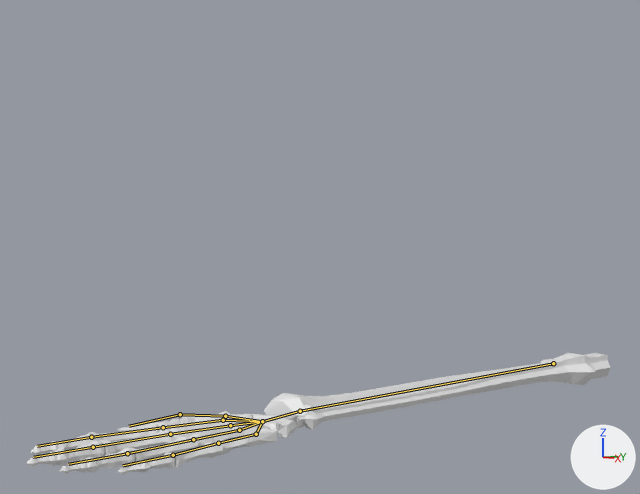
The Blender file skeleton hand/skeleton hand trail 2.blend: old version first, new version second.
Both versions are drawn from a 50 mm lens placed at (10.92, -10.39, 4.56), pointed at (-0.52, -1.93, 3.86). Arrows for +X, +Y and +Z are at lower right; the lights stay in place. The bones that bend it are drawn over the model as lines.

In view in the first picture: 'skeleton hand'.
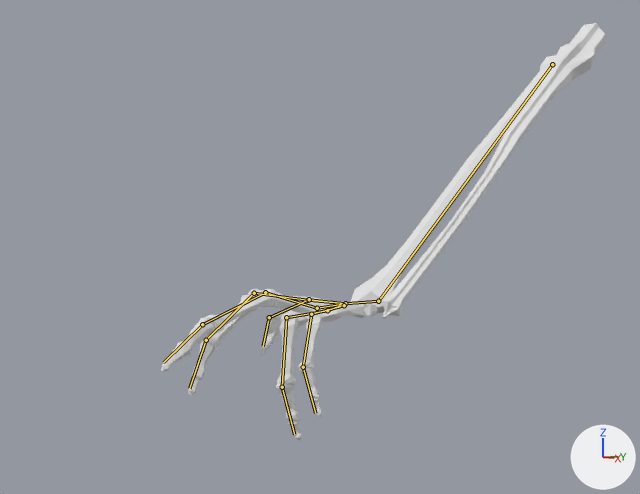
The newer file adds an action. The first version stands in its rest pose; the second is drawn at frame 14 of the action 'tap to puppet walk transition'.

Boxes [x1, y1, x2, y2] around the edits, measured in the pictures (640 x 494 px):
'skeleton hand', posed (24% narrower, 240% taller): before [27, 353, 610, 475]; after [161, 23, 606, 440]
bone 'Bone', root to tip: before (553, 363) to (300, 411); after (552, 64) to (378, 301)
bone 'Bone.001', root to tip: before (300, 411) to (262, 421); after (378, 301) to (345, 303)
bone 'Bone.002', root to tip: before (262, 421) to (230, 425); after (345, 303) to (317, 308)
bone 'Bone.003', root to tip: before (230, 425) to (170, 434); after (317, 308) to (265, 292)
bone 'Bone.004', root to tip: before (170, 434) to (93, 447); after (265, 292) to (202, 324)
bone 'Bone.005', root to tip: before (93, 447) to (33, 457); after (202, 324) to (163, 362)
bone 'Bone.006', root to tip: before (262, 421) to (239, 430); after (345, 303) to (327, 310)
bone 'Bone.007', root to tip: before (239, 430) to (193, 439); after (327, 310) to (286, 317)
bone 'Bone.008', root to tip: before (193, 439) to (127, 453); after (286, 317) to (282, 387)
bone 'Bone.009', root to tip: before (127, 453) to (68, 464); after (282, 387) to (294, 434)
bone 'Bone.011', root to tip: before (223, 420) to (163, 427); after (308, 300) to (254, 293)
bone 'Bone.012', root to tip: before (163, 427) to (91, 437); after (254, 293) to (206, 340)
bone 'Bone.013', root to tip: before (91, 437) to (37, 446); after (206, 340) to (189, 388)
bone 'Bone.015', root to tip: before (225, 416) to (180, 414); after (309, 299) to (269, 317)
bone 'Bone.016', root to tip: before (180, 414) to (129, 426); after (269, 317) to (263, 346)
bone 'Bone.018', root to tip: before (256, 434) to (218, 443); after (344, 305) to (311, 314)
bone 'Bone.019', root to tip: before (218, 443) to (173, 455); after (311, 314) to (303, 367)
bone 'Bone.020', root to tip: before (173, 455) to (123, 465); after (303, 367) to (315, 413)

The change in detail:
Bone 'Bone' (bone_bone) moves from (0.0, 0.0, 0.0) to (0.0, 0.07, 5.61).
Bone 'Bone' (bone_bone) turns from (0, 0, 0) to (-43, 0, 0) degrees about its own x, y and z.
Bone 'Bone.001' (bone_bone_001) turns from (0, 0, 0) to (49, 1, 0) degrees about its own x, y and z.
Bone 'Bone.002' (bone_bone_002) moves from (0.0, 0.0, 0.0) to (0.0, 0.02, 0.09).
Bone 'Bone.002' (bone_bone_002) turns from (0, 0, 0) to (-11, -1, 0) degrees about its own x, y and z.
Bone 'Bone.003' (bone_bone_003) moves from (0.0, 0.0, 0.0) to (0.0, 0.0, 0.01).
Bone 'Bone.003' (bone_bone_003) turns from (0, 0, 0) to (23, 4, -1) degrees about its own x, y and z.
Bone 'Bone.004' (bone_bone_004) moves from (0.0, 0.0, 0.0) to (0.0, -0.03, 0.05).
Bone 'Bone.004' (bone_bone_004) turns from (0, 0, 0) to (-62, 0, 0) degrees about its own x, y and z.
Bone 'Bone.005' (bone_bone_005) moves from (0.0, 0.0, 0.0) to (-0.02, -0.07, 0.15).
Bone 'Bone.005' (bone_bone_005) turns from (0, 0, 0) to (21, -8, 4) degrees about its own x, y and z.
Bone 'Bone.006' (bone_bone_006) moves from (0.0, 0.0, 0.0) to (0.01, 0.02, 0.09).
Bone 'Bone.006' (bone_bone_006) turns from (0, 0, 0) to (-10, 4, 0) degrees about its own x, y and z.
Bone 'Bone.007' (bone_bone_007) moves from (0.0, 0.0, 0.0) to (0.01, 0.01, 0.02).
Bone 'Bone.007' (bone_bone_007) turns from (0, 0, 0) to (2, 1, -2) degrees about its own x, y and z.
Bone 'Bone.008' (bone_bone_008) moves from (0.0, 0.0, 0.0) to (0.0, -0.02, 0.0).
Bone 'Bone.008' (bone_bone_008) turns from (0, 0, 0) to (-80, 4, -5) degrees about its own x, y and z.
Bone 'Bone.009' (bone_bone_009) moves from (0.0, 0.0, 0.0) to (0.01, 0.01, -0.06).
Bone 'Bone.009' (bone_bone_009) turns from (0, 0, 0) to (53, -10, 1) degrees about its own x, y and z.
Bone 'Bone.011' (bone_bone_011) moves from (0.0, 0.0, 0.0) to (0.0, -0.03, -0.09).
Bone 'Bone.011' (bone_bone_011) turns from (0, 0, 0) to (3, 2, -2) degrees about its own x, y and z.
Bone 'Bone.012' (bone_bone_012) turns from (0, 0, 0) to (-53, -4, 2) degrees about its own x, y and z.
Bone 'Bone.013' (bone_bone_013) moves from (0.0, 0.0, 0.0) to (-0.02, -0.04, 0.13).
Bone 'Bone.013' (bone_bone_013) turns from (0, 0, 0) to (22, -9, 5) degrees about its own x, y and z.
Bone 'Bone.015' (bone_bone_015) moves from (0.0, 0.0, 0.0) to (0.01, -0.02, -0.04).
Bone 'Bone.015' (bone_bone_015) turns from (0, 0, 0) to (-29, 7, 8) degrees about its own x, y and z.
Bone 'Bone.016' (bone_bone_016) turns from (0, 0, 0) to (5, 14, 37) degrees about its own x, y and z.
Bone 'Bone.018' (bone_bone_018) moves from (0.0, 0.0, 0.0) to (0.0, 0.0, -0.08).
Bone 'Bone.018' (bone_bone_018) turns from (0, 0, 0) to (-12, 3, -2) degrees about its own x, y and z.
Bone 'Bone.019' (bone_bone_019) moves from (0.0, 0.0, 0.0) to (0.02, 0.09, -0.04).
Bone 'Bone.019' (bone_bone_019) turns from (0, 0, 0) to (-53, 7, -5) degrees about its own x, y and z.
Bone 'Bone.020' (bone_bone_020) moves from (0.0, 0.0, 0.0) to (0.02, 0.0, -0.25).
Bone 'Bone.020' (bone_bone_020) turns from (0, 0, 0) to (31, 3, 1) degrees about its own x, y and z.
